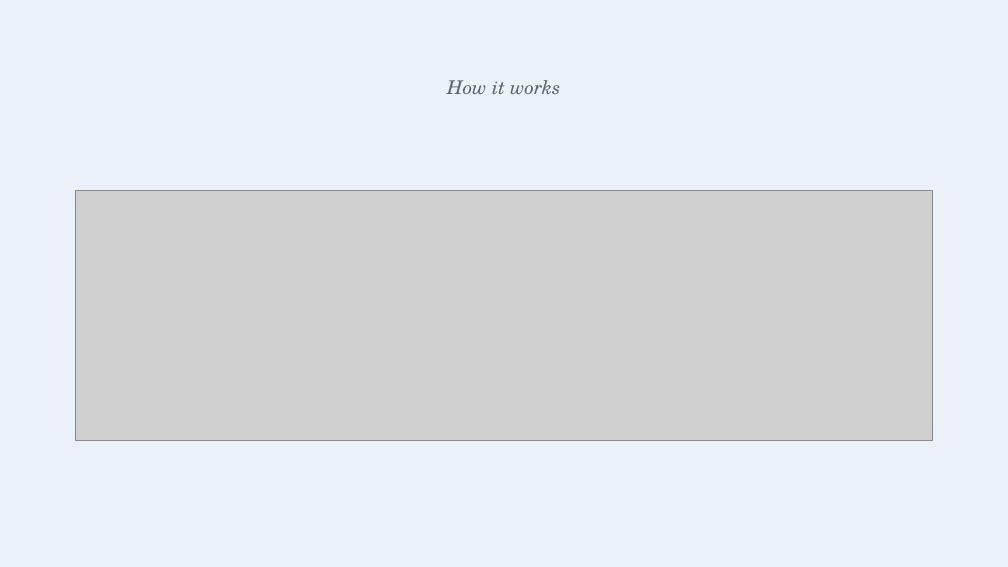
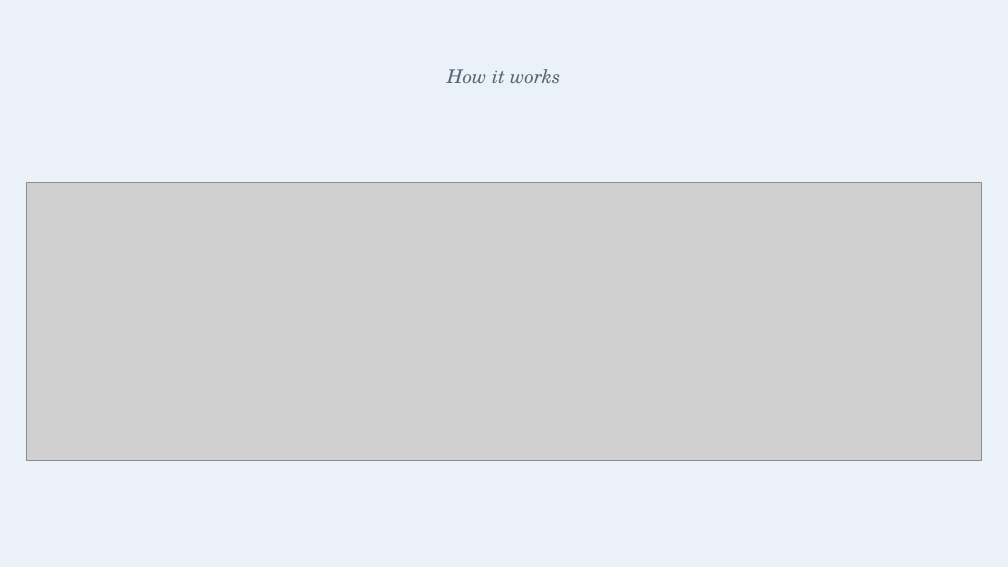
Before and after one commit to benjiesotelo-sudo/Telos_FIN1209, a slide deck: slide 3 of special-lecture/FIN1209-Special-Lecture-2-StockDesk.pptx. Drawn at 1008x567 pixels with LibreOffice and Linux fonts; fonts in the diff are those of the drawing; grey boxes stand for pictures. Boxes give left, top, right and bottom in pixels: in the first picture for what was removed or moved away, otherwise in the second. Text is boxed around its words. In the diff, an @@ line names an element or a change of style, - is before the commit and + after.

```diff
--- a/special-lecture/FIN1209-Special-Lecture-2-StockDesk.pptx
+++ b/special-lecture/FIN1209-Special-Lecture-2-StockDesk.pptx
@@ text "How it works": place and size @@
-text "How it works" at [447, 80, 560, 94]
+text "How it works" at [447, 69, 560, 83]
@@ picture: place and size @@
-picture at [76, 191, 932, 441]
+picture at [26, 182, 982, 461]
```
Also in this commit, not shown: 2 other slides changed, 5 other files.
